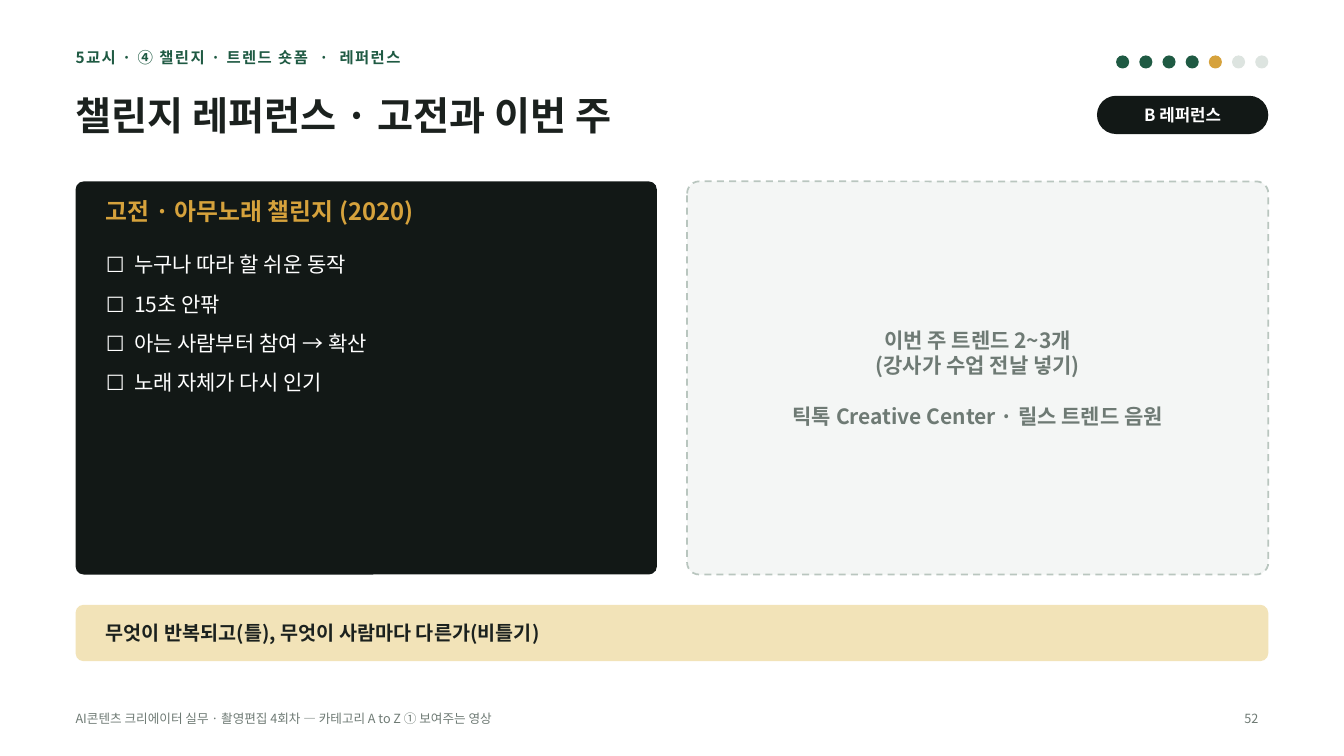
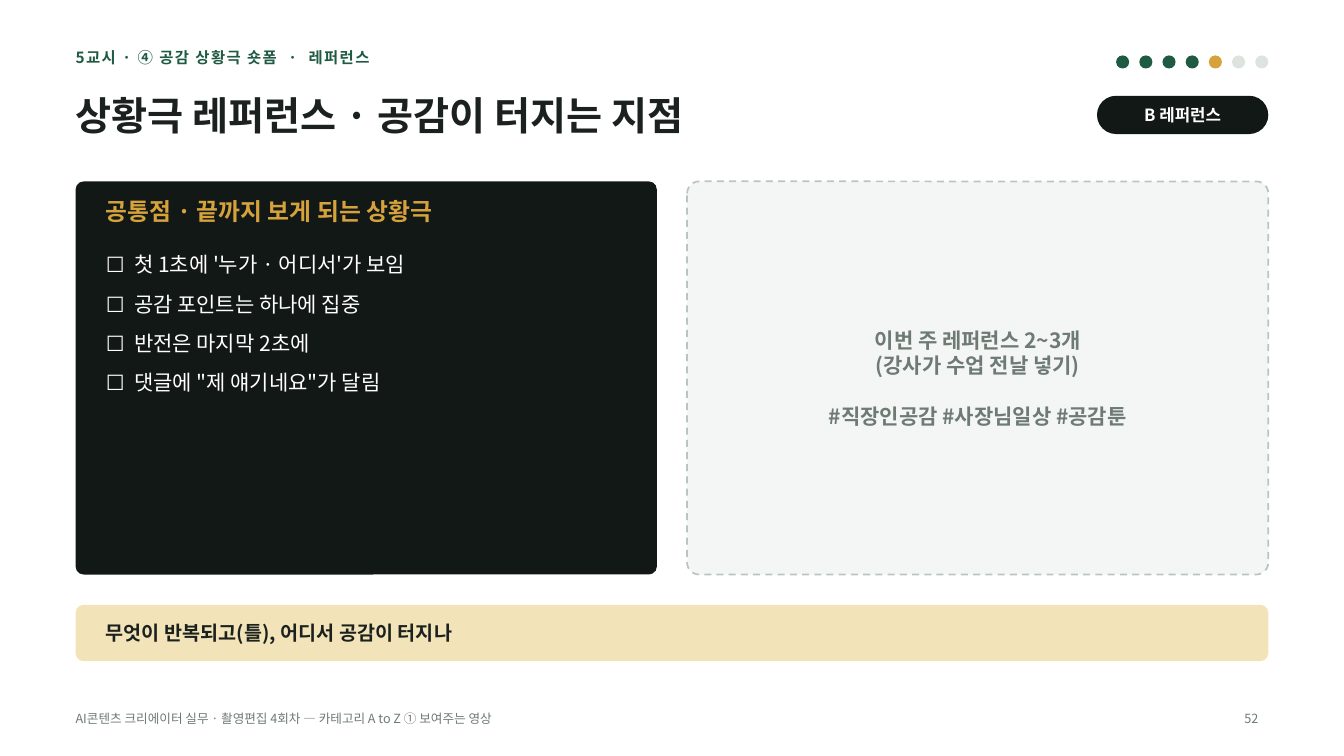
Before and after one commit to yujida/MARUBIT, a slide deck: slide 52 of lectures/04/4회차_카테고리AtoZ_보여주는영상_슬라이드.pptx. Drawn at 1344x756 pixels with LibreOffice and Linux fonts; fonts in the diff are those of the drawing. Boxes give left, top, right and bottom in pixels: in the first picture for what was removed or moved away, otherwise in the second. Text is boxed around its words. In the diff, an @@ line names an element or a change of style, - is before the commit and + after.

```diff
--- a/lectures/04/4회차_카테고리AtoZ_보여주는영상_슬라이드.pptx
+++ b/lectures/04/4회차_카테고리AtoZ_보여주는영상_슬라이드.pptx
@@ text at [76, 50, 370, 65]: text changed @@
-5교시 · ④ 챌린지 · 트렌드 숏폼 · 레퍼런스
+5교시 · ④ 공감 상황극 숏폼 · 레퍼런스
@@ title at [76, 97, 683, 134]: text changed @@
-챌린지 레퍼런스 · 고전과 이번 주
+상황극 레퍼런스 · 공감이 터지는 지점
@@ text at [106, 200, 432, 222]: text changed @@
-고전 · 아무노래 챌린지 (2020)
+공통점 · 끝까지 보게 되는 상황극
@@ text at [134, 254, 406, 392]: text changed @@
-☐ 누구나 따라 할 쉬운 동작
-☐ 15초 안팎
-☐ 아는 사람부터 참여 → 확산
-☐ 노래 자체가 다시 인기
+☐ 첫 1초에 '누가 · 어디서'가 보임
+☐ 공감 포인트는 하나에 집중
+☐ 반전은 마지막 2초에
+☐ 댓글에 "제 얘기네요"가 달림
@@ text at [875, 330, 1080, 350]: text changed @@
-이번 주 트렌드 2~3개
+이번 주 레퍼런스 2~3개
@@ text at [829, 406, 1126, 426]: text changed @@
-틱톡 Creative Center · 릴스 트렌드 음원
+#직장인공감 #사장님일상 #공감툰
@@ text at [106, 623, 452, 644]: text changed @@
-무엇이 반복되고(틀), 무엇이 사람마다 다른가(비틀기)
+무엇이 반복되고(틀), 어디서 공감이 터지나
```
Also in this commit, not shown: 23 other slides changed, 4 other files.
